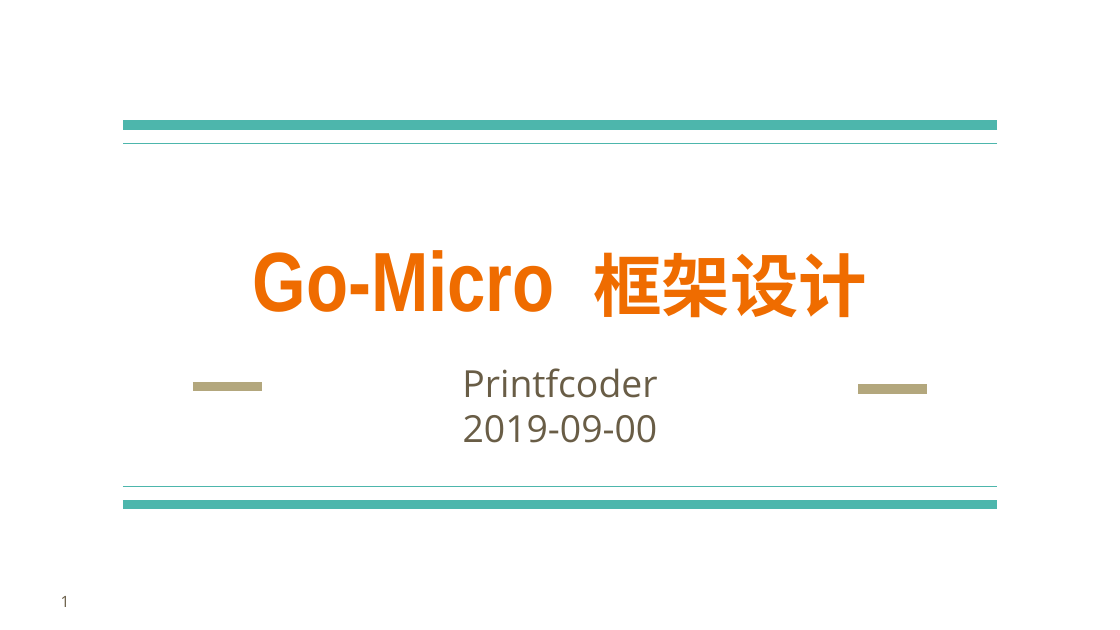
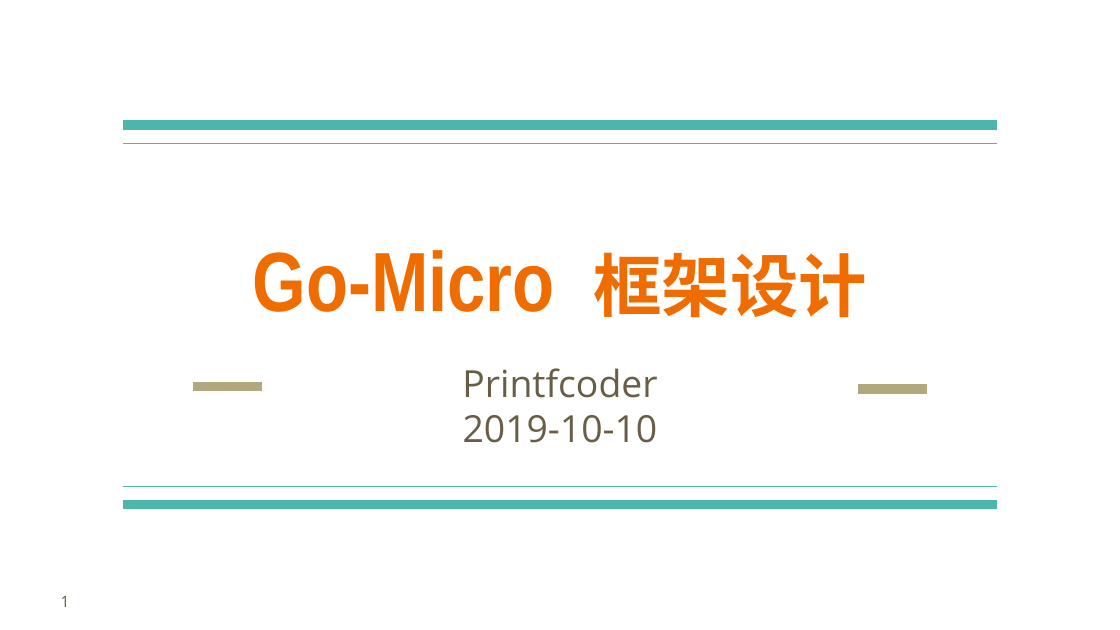
Before and after one commit to printfcoder/stack-rpc-tutorials, a slide deck: slide 1 of others/share/learning-go/【第一期】Go-Micro框架设计.pptx. Drawn at 1120x630 pixels with LibreOffice and Linux fonts; fonts in the diff are those of the drawing; background and template pictures are left out. Boxes give left, top, right and bottom in pixels: in the first picture for what was removed or moved away, otherwise in the second. Text is boxed around its words. In the diff, an @@ line names an element or a change of style, - is before the commit and + after.

```diff
--- a/others/share/learning-go/【第一期】Go-Micro框架设计.pptx
+++ b/others/share/learning-go/【第一期】Go-Micro框架设计.pptx
@@ subtitle at (463, 415, 658, 443): text changed @@
-2019-09-00
+2019-10-10
```
Also in this commit, not shown: 23 other slides changed, 1 slide added, 1 slide removed, 1 other file.
